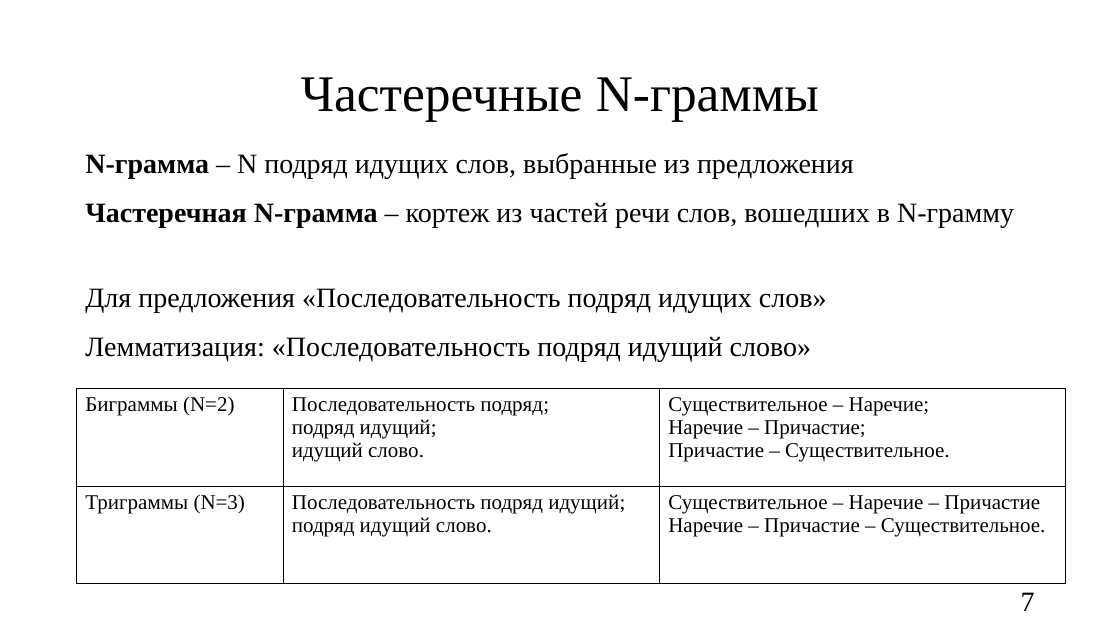
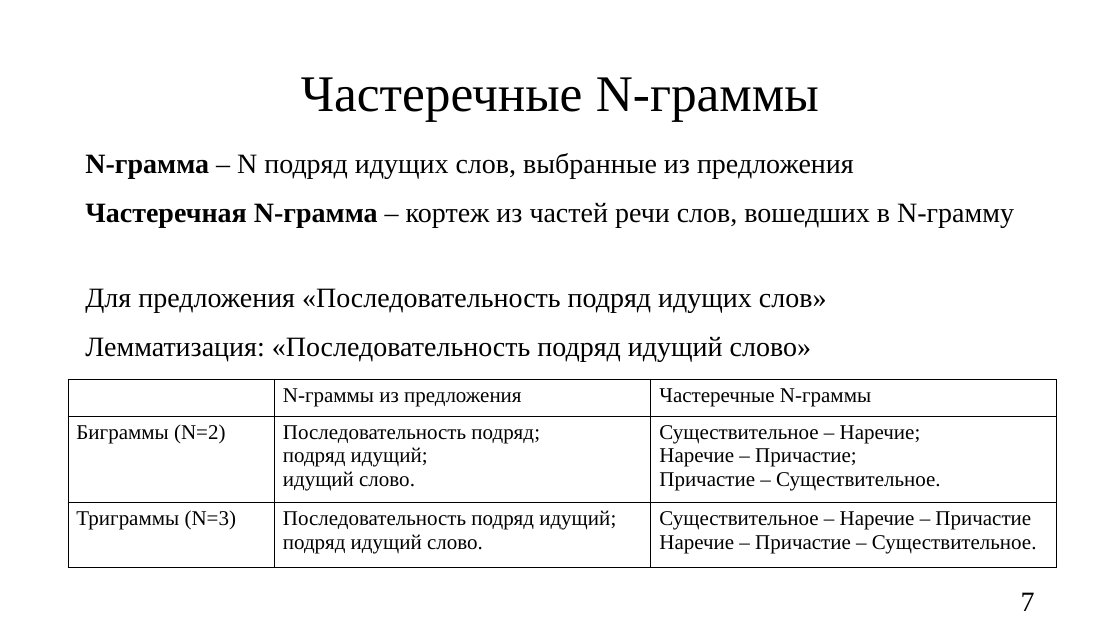
Before and after one commit to oljakon/bachelor-degree, a slide deck: slide 7 of РПЗ/презентация_Кондрашова.pptx. Drawn at 1120x630 pixels with LibreOffice and Linux fonts; fonts in the diff are those of the drawing. Boxes give left, top, right and bottom in pixels: in the first picture for what was removed or moved away, otherwise in the second. Text is boxed around its words. In the diff, an @@ line names an element or a change of style, - is before the commit and + after.

```diff
--- a/РПЗ/презентация_Кондрашова.pptx
+++ b/РПЗ/презентация_Кондрашова.pptx
@@ table at <box>68,380,1057,568</box> @@
+row 1:  | N-граммы из предложения | Частеречные N-граммы
@@ table: place and size @@
-table at <box>77,388,1066,584</box>
+table at <box>68,380,1057,568</box>
```
Also in this commit, not shown: 11 other slides changed, 7 other files.
